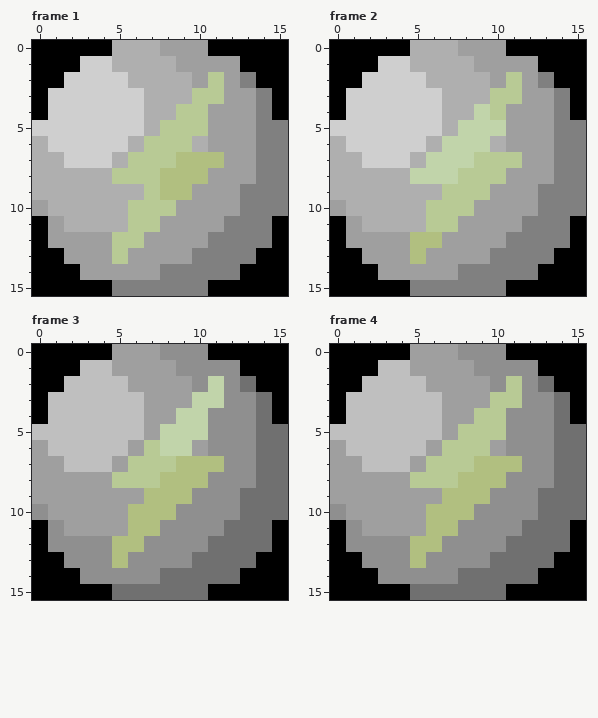
Pixel-art file: src/assets/gfx/_powerup.ase. The picture above was drawn from the file before the commit.
16x16 pixels, 4 frames. Shown: frame 1, frame 2, frame 3, frame 4.
Once edited:
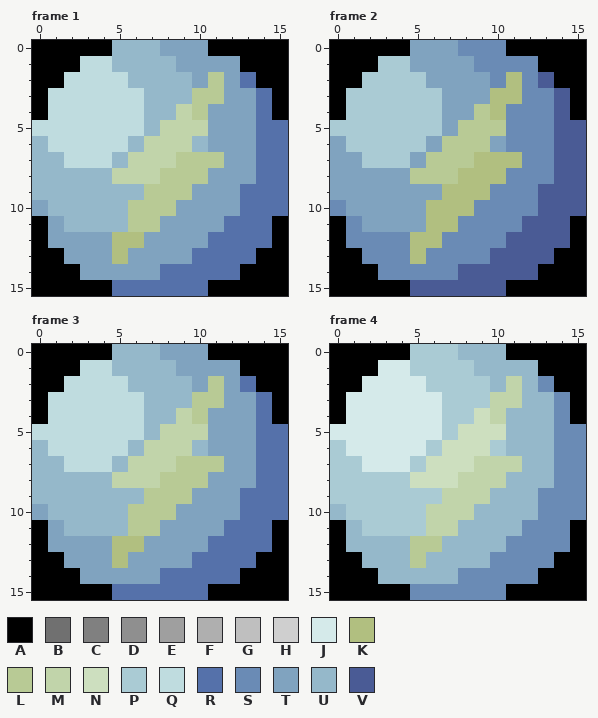
Palette (. is transparent): A #000000  B #707070  C #808080  D #8f8f8f  E #9f9f9f  F #afafaf  G #bfbfbf  H #cfcfcf  J #d5eaea  K #b1bf80  L #b8ca95  M #c1d4aa  N #cddfbf  P #aacbd4  Q #bfdcdf  R #5571aa  S #6a8bb5  T #80a3bf  U #95b8ca  V #4a5b95
Commit: better looking powerup
Changes in this commit:
--- frame 1, layer "Layer 1"
@@ x 0..15 @@
- 0 AAAAAFFFEEEAAAAA
- 1 AAAHHFFFFEEEEAAA
- 2 AAHHHHFFFFELECAA
- 3 AHHHHHHFFFLLEECA
- 4 AHHHHHHFFLLEEECA
- 5 HHHHHHHFLLLEEECC
- 6 FHHHHHFLLLFEEECC
- 7 FFHHHFLLLKKKEECC
- 8 FFFFFLLLKKKEEECC
- 9 FFFFFFFLKKEEECCC
-10 EFFFFFLLLEEEECCC
-11 AEFFFFLLEEEECCCA
-12 AEEEELLEEEECCCCA
-13 AAEEELEEEECCCCAA
-14 AAAEEEEECCCCCAAA
-15 AAAAACCCCCCAAAAA
+ 0 AAAAAUUUTTTAAAAA
+ 1 AAAQQUUUUTTTTAAA
+ 2 AAQQQQUUUUTLTRAA
+ 3 AQQQQQQUUULLTTRA
+ 4 AQQQQQQUUMLTTTRA
+ 5 QQQQQQQUMMMTTTRR
+ 6 UQQQQQUMMMUTTTRR
+ 7 UUQQQUMMMLLLTTRR
+ 8 UUUUUMMMLLLTTTRR
+ 9 UUUUUUULLLTTTRRR
+10 TUUUUULLLTTTTRRR
+11 ATUUUULLTTTTRRRA
+12 ATTTTKKTTTTRRRRA
+13 AATTTKTTTTRRRRAA
+14 AAATTTTTRRRRRAAA
+15 AAAAARRRRRRAAAAA
--- frame 2, layer "Layer 1"
@@ x 0..15 @@
- 0 AAAAAFFFEEEAAAAA
- 1 AAAHHFFFFEEEEAAA
- 2 AAHHHHFFFFELECAA
- 3 AHHHHHHFFFLLEECA
- 4 AHHHHHHFFMLEEECA
- 5 HHHHHHHFMMMEEECC
- 6 FHHHHHFMMMFEEECC
- 7 FFHHHFMMMLLLEECC
- 8 FFFFFMMMLLLEEECC
- 9 FFFFFFFLLLEEECCC
-10 EFFFFFLLLEEEECCC
-11 AEFFFFLLEEEECCCA
-12 AEEEEKKEEEECCCCA
-13 AAEEEKEEEECCCCAA
-14 AAAEEEEECCCCCAAA
-15 AAAAACCCCCCAAAAA
+ 0 AAAAATTTSSSAAAAA
+ 1 AAAPPTTTTSSSSAAA
+ 2 AAPPPPTTTTSKSVAA
+ 3 APPPPPPTTTKKSSVA
+ 4 APPPPPPTTLKSSSVA
+ 5 PPPPPPPTLLLSSSVV
+ 6 TPPPPPTLLLTSSSVV
+ 7 TTPPPTLLLKKKSSVV
+ 8 TTTTTLLLKKKSSSVV
+ 9 TTTTTTTKKKSSSVVV
+10 STTTTTKKKSSSSVVV
+11 ASTTTTKKSSSSVVVA
+12 ASSSSKKSSSSVVVVA
+13 AASSSKSSSSVVVVAA
+14 AAASSSSSVVVVVAAA
+15 AAAAAVVVVVVAAAAA
--- frame 3, layer "Layer 1"
@@ x 0..15 @@
- 0 AAAAAEEEDDDAAAAA
- 1 AAAGGEEEEDDDDAAA
- 2 AAGGGGEEEEDMDBAA
- 3 AGGGGGGEEEMMDDBA
- 4 AGGGGGGEEMMDDDBA
- 5 GGGGGGGEMMMDDDBB
- 6 EGGGGGELMMEDDDBB
- 7 EEGGGELLLKKKDDBB
- 8 EEEEELLLKKKDDDBB
- 9 EEEEEEEKKKDDDBBB
-10 DEEEEEKKKDDDDBBB
-11 ADEEEEKKDDDDBBBA
-12 ADDDDKKDDDDBBBBA
-13 AADDDKDDDDBBBBAA
-14 AAADDDDDBBBBBAAA
-15 AAAAABBBBBBAAAAA
+ 0 AAAAAUUUTTTAAAAA
+ 1 AAAQQUUUUTTTTAAA
+ 2 AAQQQQUUUUTLTRAA
+ 3 AQQQQQQUUULLTTRA
+ 4 AQQQQQQUUMLTTTRA
+ 5 QQQQQQQUMMMTTTRR
+ 6 UQQQQQUMMMUTTTRR
+ 7 UUQQQUMMMLLLTTRR
+ 8 UUUUUMMMLLLTTTRR
+ 9 UUUUUUULLLTTTRRR
+10 TUUUUULLLTTTTRRR
+11 ATUUUULLTTTTRRRA
+12 ATTTTKKTTTTRRRRA
+13 AATTTKTTTTRRRRAA
+14 AAATTTTTRRRRRAAA
+15 AAAAARRRRRRAAAAA
--- frame 4, layer "Layer 1"
@@ x 0..15 @@
- 0 AAAAAEEEDDDAAAAA
- 1 AAAGGEEEEDDDDAAA
- 2 AAGGGGEEEEDLDBAA
- 3 AGGGGGGEEELLDDBA
- 4 AGGGGGGEELLDDDBA
- 5 GGGGGGGELLLDDDBB
- 6 EGGGGGELLLEDDDBB
- 7 EEGGGELLLKKKDDBB
- 8 EEEEELLLKKKDDDBB
- 9 EEEEEEEKKKDDDBBB
-10 DEEEEEKKKDDDDBBB
-11 ADEEEEKKDDDDBBBA
-12 ADDDDKKDDDDBBBBA
-13 AADDDKDDDDBBBBAA
-14 AAADDDDDBBBBBAAA
-15 AAAAABBBBBBAAAAA
+ 0 AAAAAPPPUUUAAAAA
+ 1 AAAJJPPPPUUUUAAA
+ 2 AAJJJJPPPPUMUSAA
+ 3 AJJJJJJPPPMMUUSA
+ 4 AJJJJJJPPNMUUUSA
+ 5 JJJJJJJPNNNUUUSS
+ 6 PJJJJJPNNNPUUUSS
+ 7 PPJJJPNNNMMMUUSS
+ 8 PPPPPNNNMMMUUUSS
+ 9 PPPPPPPMMMUUUSSS
+10 UPPPPPMMMUUUUSSS
+11 AUPPPPMMUUUUSSSA
+12 AUUUULLUUUUSSSSA
+13 AAUUULUUUUSSSSAA
+14 AAAUUUUUSSSSSAAA
+15 AAAAASSSSSSAAAAA
